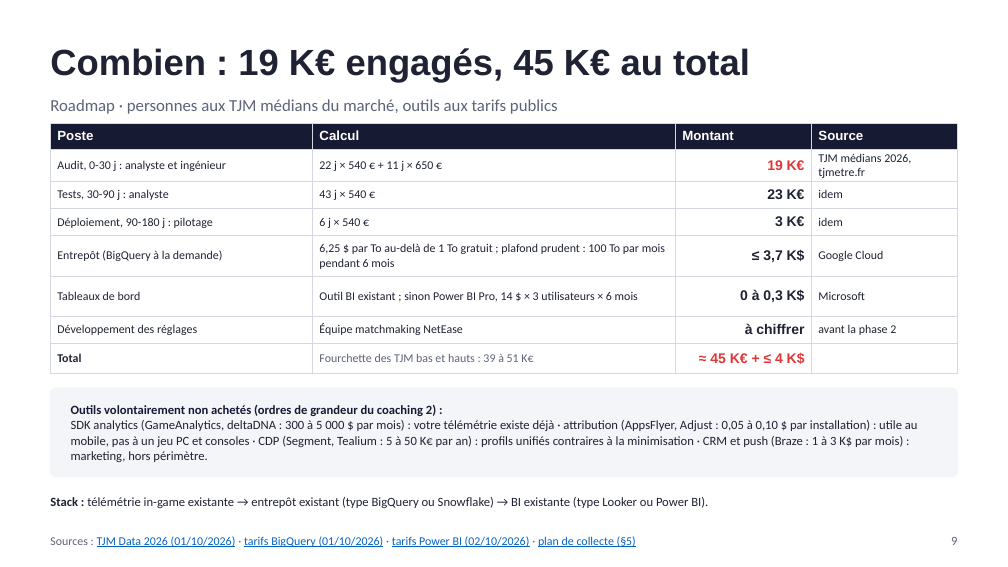
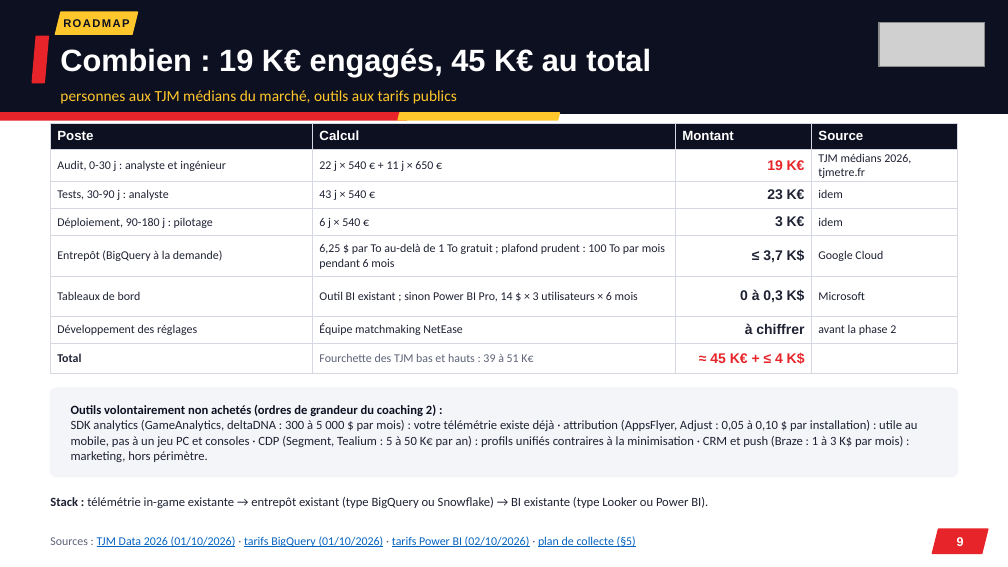
Before and after one commit to noeantoniov1-crypto/SOCIO, a slide deck: slide 9 of docs/presentation/pitch_marvel_rivals_netease.pptx. Drawn at 1008x567 pixels with LibreOffice and Linux fonts; fonts in the diff are those of the drawing; grey boxes stand for pictures. Boxes give left, top, right and bottom in pixels: in the first picture for what was removed or moved away, otherwise in the second. Text is boxed around its words. In the diff, an @@ line names an element or a change of style, - is before the commit and + after.

```diff
--- a/docs/presentation/pitch_marvel_rivals_netease.pptx
+++ b/docs/presentation/pitch_marvel_rivals_netease.pptx
@@ rectangle added at <box>0,0,1008,113</box>, fill #0D1020, outline #0D1020 1 pt @@
@@ parallelogram added at <box>55,12,137,34</box>, fill #FFC72C, outline #FFC72C 1 pt @@
@@ text added at <box>63,19,129,27</box>, 8 pt, text #0D1020, bold @@
+ROADMAP
@@ picture added at <box>879,22,985,67</box> @@
@@ parallelogram added at <box>32,36,48,83</box>, fill #E62429, outline #E62429 1 pt @@
@@ text "Combien : 19 K€ engagés, ...": place and size @@
-text "Combien : 19 K€ engagés, ..." at <box>50,48,750,82</box>
+text "Combien : 19 K€ engagés, ..." at <box>60,48,651,77</box>
@@ text "Combien : 19 K€ engagés, ..." at <box>60,48,651,77</box>: size 26 to 22 pt, text colour #1F2233 to #FFFFFF @@
@@ parallelogram added at <box>0,113,408,120</box>, fill #E62429, outline #E62429 1 pt @@
@@ text at <box>60,90,457,104</box>: text changed; size 12 to 11 pt; text colour #5E6378 to #FFC72C @@
-Roadmap · personnes aux TJM médians du marché, outils aux tarifs publics
+personnes aux TJM médians du marché, outils aux tarifs publics
@@ parallelogram added at <box>398,113,559,120</box>, fill #FFC72C, outline #FFC72C 1 pt @@
@@ table at <box>50,123,958,368</box> @@
@@ fill #161A33 to #0D1020 in row 1 @@
@@ text colour #E23636 to #E62429 in "19 K€", "≈ 45 K€ + ≤ 4 K$" @@
@@ text at <box>71,405,436,416</box>: text colour #161A33 to #0D1020 in "Outils volontairement non achetés (ordres de grandeur ..." @@
@@ text "9" at <box>957,537,964,546</box>: font Calibri to Arial, text colour #5E6378 to #FFFFFF, bold on; alignment right to centre @@
@@ parallelogram added at <box>932,529,988,553</box>, fill #E62429, outline #E62429 1 pt @@
```
Also in this commit, not shown: 11 other slides changed, 3 other files.
